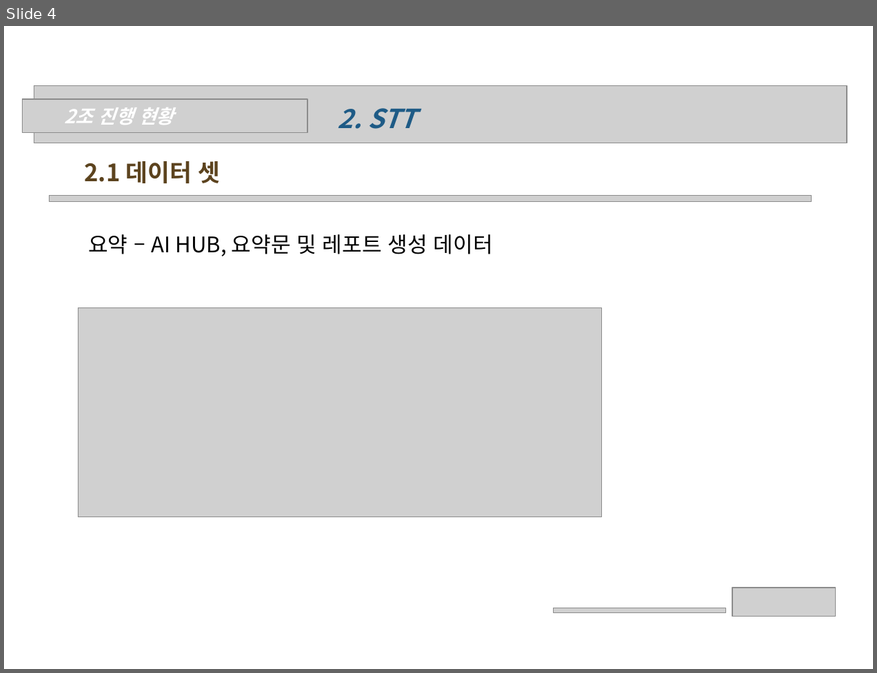
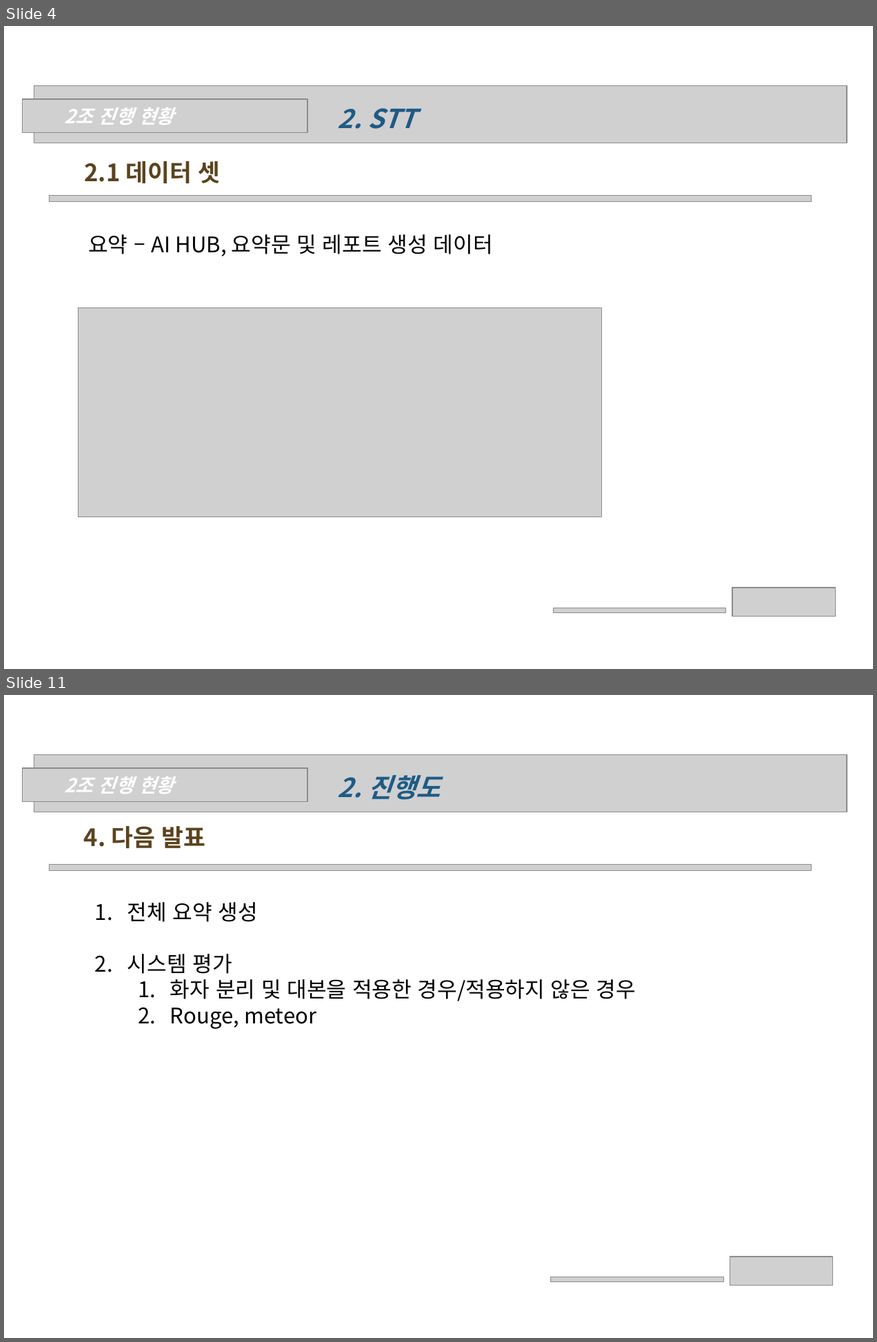
Before and after one commit to wonchul98/audio-to-summary, a slide deck: ppt/0522_2조_나현희_신원철.pptx. Shown one above the other, each under a label of ours: slide 4 before the commit, slides 4 and 11 after it; the slides between them are not shown. The pictures are 877x673 and 877x1342 pixels, drawn with LibreOffice and Linux fonts; fonts in the diff are those of the drawing; grey boxes stand for pictures; background and template pictures are left out. Boxes give left, top, right and bottom in pixels: in the first picture for what was removed or moved away, otherwise in the second. Text is boxed around its words. In the diff, an @@ line names an element or a change of style, - is before the commit and + after.

```diff
--- a/ppt/0522_2조_나현희_신원철.pptx
+++ b/ppt/0522_2조_나현희_신원철.pptx
@@ slide 11 added at [4,695,873,1338], background picture (left out) @@
@@ picture added at [34,754,848,812] @@
@@ picture added at [22,768,308,802] @@
@@ text added at [64,776,174,794], 16 pt, text #FFFFFF, bold, italic @@
+2조 진행 현황
@@ text added at [338,775,440,800], 22 pt, text #1E5B86, bold, italic @@
+2. 진행도
@@ text added at [84,826,206,848], 20 pt, text #5C431E, bold @@
+4. 다음 발표
@@ picture added at [49,865,811,871] @@
@@ text added at [128,902,636,1029], 18 pt, text #000000 @@
+1. 전체 요약 생성
+2. 시스템 평가
+  1. 화자 분리 및 대본을 적용한 경우/적용하지 않은 경우
+  2. Rouge, meteor
@@ picture added at [730,1257,833,1285] @@
@@ picture added at [551,1277,724,1281] @@
```
Also in this commit, not shown: 2 slides changed, 4 other slides added, 1 other file.
